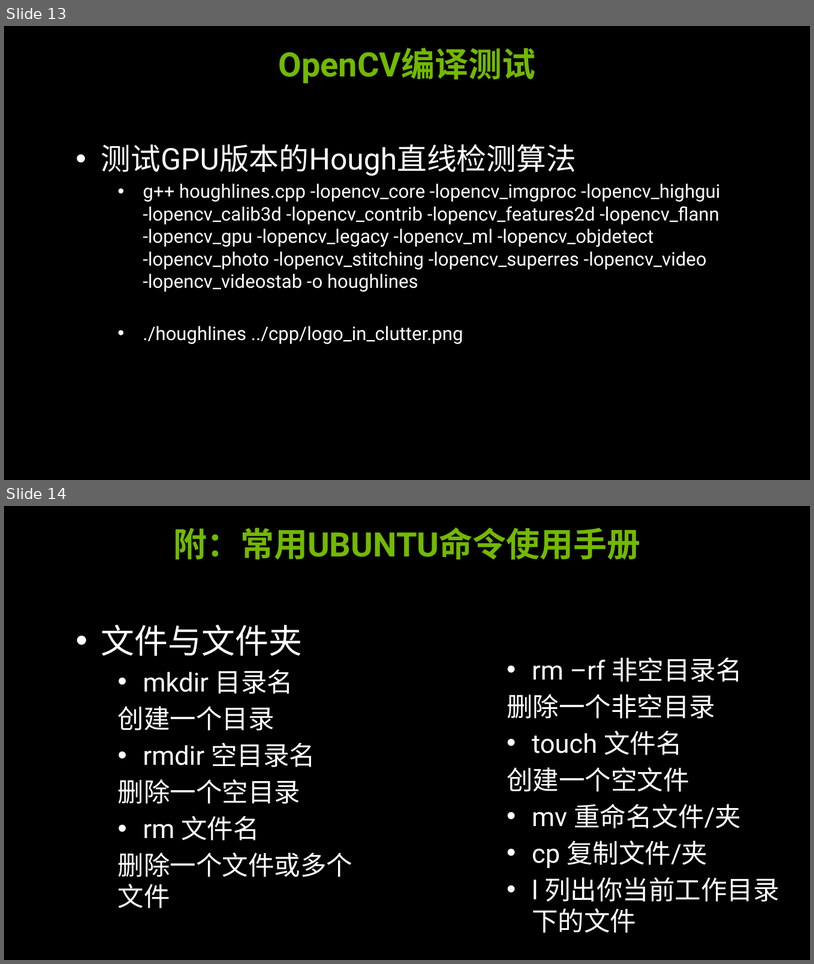
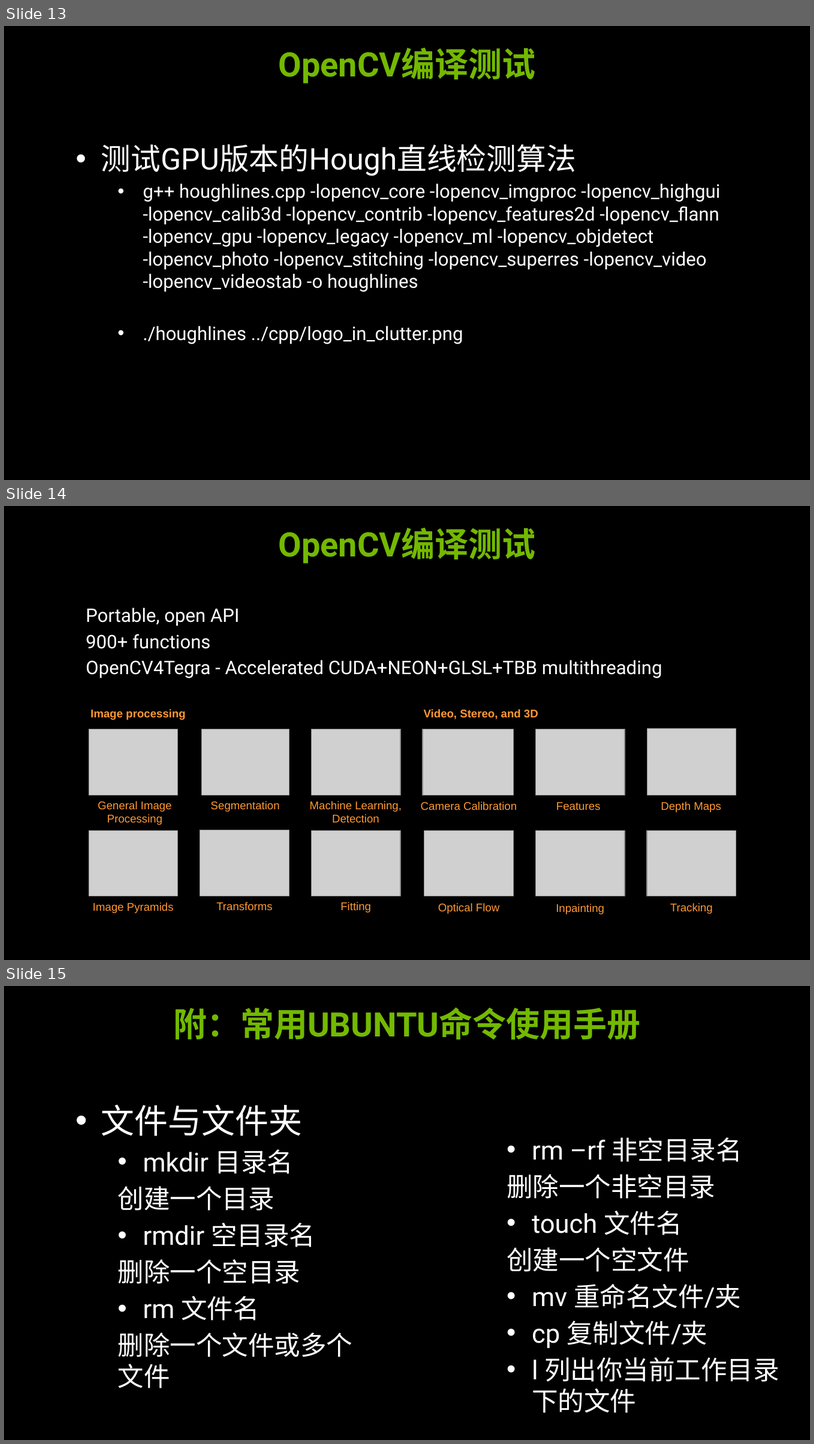
Before and after one commit to soulsheng/CUDA-Practice, a slide deck: doc/2-Tegra系统生态环境与开发配置.pptx. Shown one above the other, each under a label of ours: slides 13 and 14 before the commit, slides 13, 14 and 15 after it. The pictures are 814x964 and 814x1444 pixels, drawn with LibreOffice and Linux fonts; fonts in the diff are those of the drawing; grey boxes stand for pictures. Boxes give left, top, right and bottom in pixels: in the first picture for what was removed or moved away, otherwise in the second. Text is boxed around its words. In the diff, an @@ line names an element or a change of style, - is before the commit and + after.

Commit message:
add ocv slide to 2-; create ppt 1-

```diff
--- a/doc/2-Tegra系统生态环境与开发配置.pptx
+++ b/doc/2-Tegra系统生态环境与开发配置.pptx
@@ slide 14 added at box(4, 506, 810, 960), background #000000 @@
@@ title added at box(278, 528, 536, 564), 36 pt, text #73B900, bold @@
+OpenCV编译测试
@@ text added at box(86, 607, 663, 678), 20 pt, text #FFFFFF @@
+Portable, open API
+900+ functions
+OpenCV4Tegra - Accelerated CUDA+NEON+GLSL+TBB multithreading
@@ group added at box(89, 709, 737, 914): 14 texts, 12 pictures @@
+General Image Processing
+Segmentation
+Machine Learning, Detection
+Image Pyramids
+Transforms
+Fitting
+Image processing
+Video, Stereo, and 3D
+Camera Calibration
+Features
+Depth Maps
+Optical Flow
+Inpainting
+Tracking
@@ what was slide 14 is now slide 15 @@
```
Also in this commit, not shown: 1 other file.
